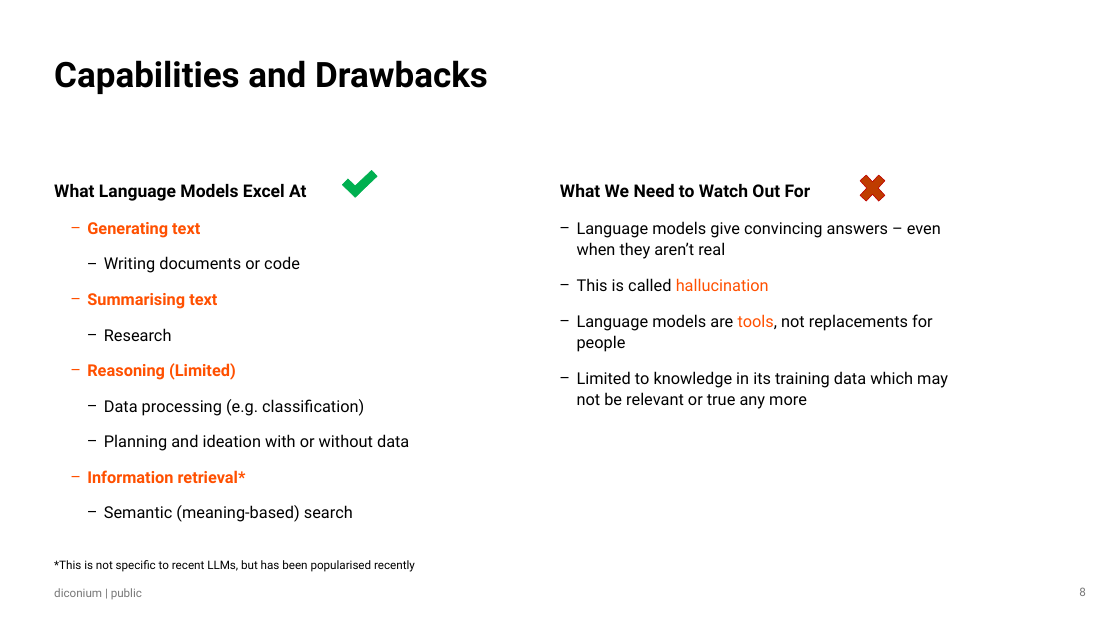
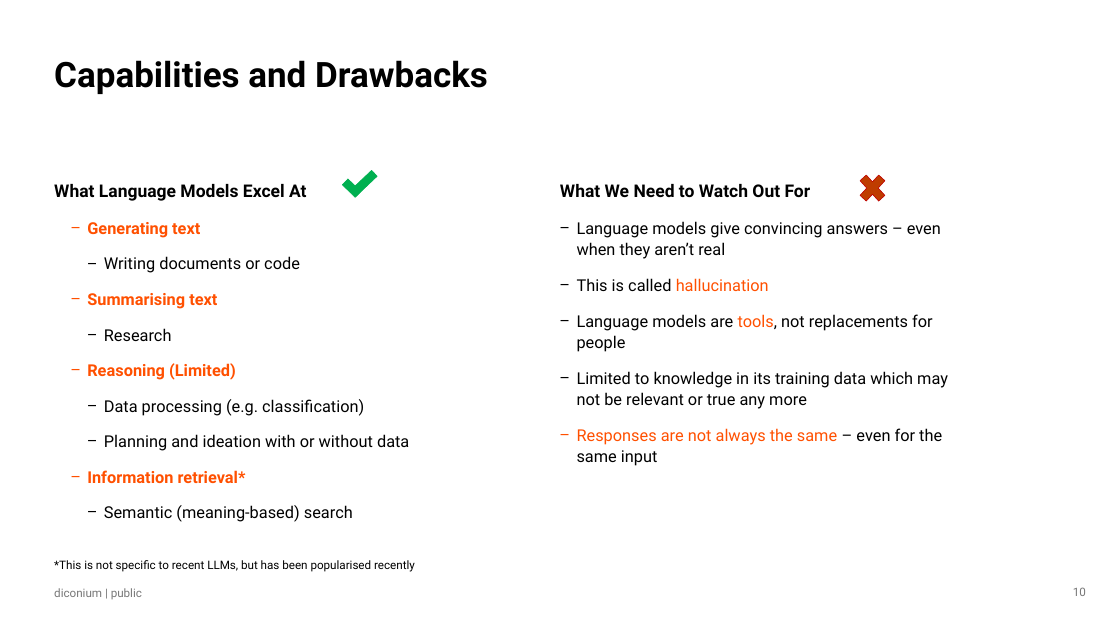
Before and after one commit to NeilSinclair/prompt_workshop, a slide deck: slide 10 of slides/AI Teach In STIHL v1.2.pptx (slide 8 before the commit). Drawn at 1120x630 pixels with LibreOffice and Linux fonts; fonts in the diff are those of the drawing; background and template pictures are left out. Boxes give left, top, right and bottom in pixels: in the first picture for what was removed or moved away, otherwise in the second. Text is boxed around its words. In the diff, an @@ line names an element or a change of style, - is before the commit and + after.

```diff
--- a/slides/AI Teach In STIHL v1.2.pptx
+++ b/slides/AI Teach In STIHL v1.2.pptx
@@ text at <box>577,428,942,466</box>: paragraph added @@
+− Responses are not always the same – even for the same input
@@ page number at <box>1073,587,1086,596</box>: text changed @@
-8
+10
```
Also in this commit, not shown: 4 other slides changed, 2 slides added, 4 other files.
